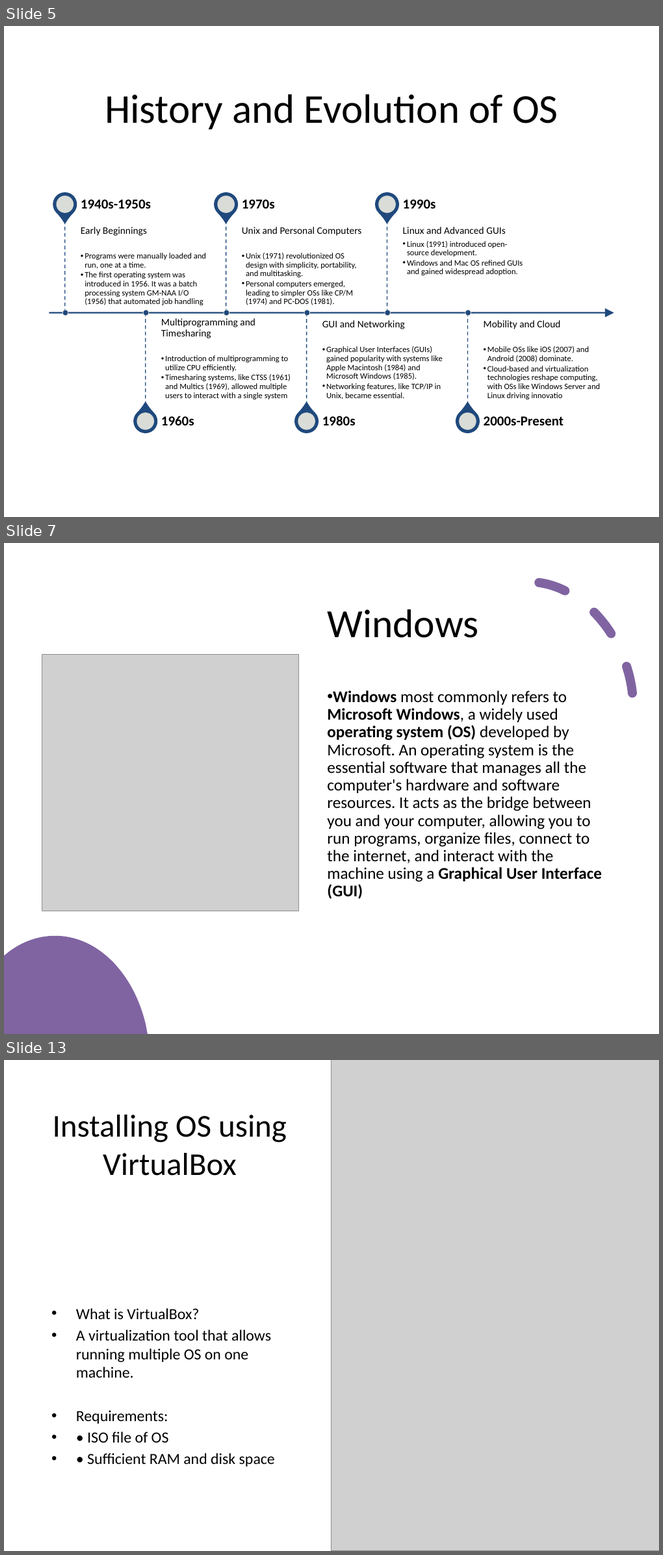
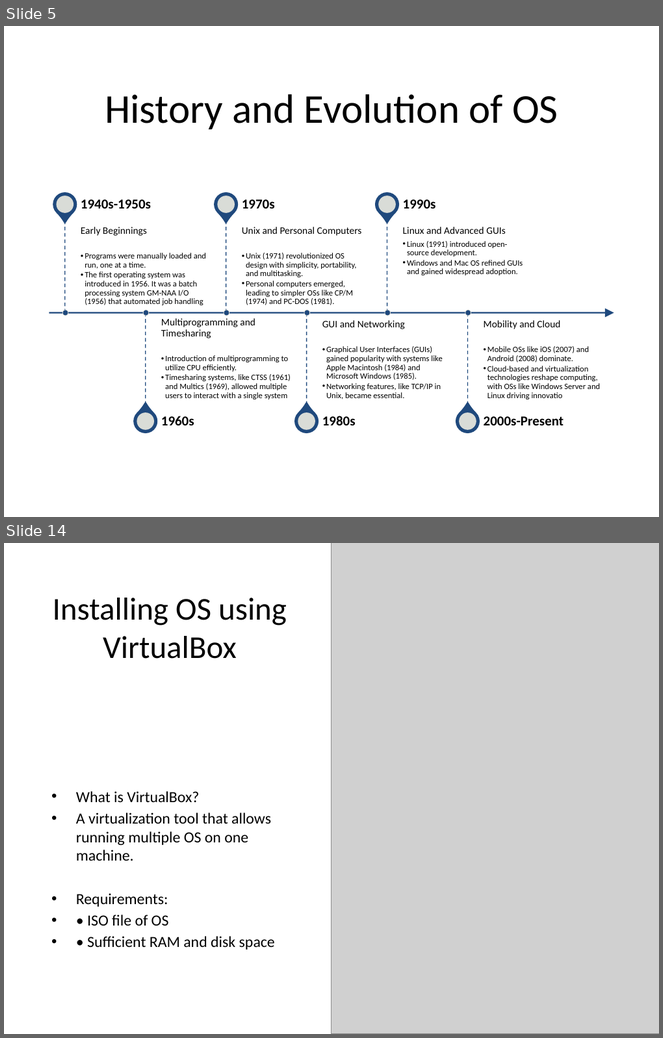
Before and after one commit to psuuc-jbgarcia/Object-Oriented-Programming-Lesson, a slide deck: Platform Technologies/Pre Lim/Week 1/Lecture/Chapter1_Introduction_to_OS.pptx. Shown one above the other, each under a label of ours: slides 5, 7 and 13 before the commit, slides 5 and 14 after it; the slides between them are not shown. The pictures are 663x1555 and 663x1038 pixels, drawn with LibreOffice and Linux fonts; fonts in the diff are those of the drawing; grey boxes stand for pictures. Boxes give left, top, right and bottom in pixels: in the first picture for what was removed or moved away, otherwise in the second. Text is boxed around its words. In the diff, an @@ line names an element or a change of style, - is before the commit and + after.

```diff
--- a/Platform Technologies/Pre Lim/Week 1/Lecture/Chapter1_Introduction_to_OS.pptx
+++ b/Platform Technologies/Pre Lim/Week 1/Lecture/Chapter1_Introduction_to_OS.pptx
@@ slide 7 removed at (x1=4, y1=543, x2=659, y2=1034), background #FFFFFF @@
@@ arc (boxed as its full ellipse) removed at (x1=431, y1=555, x2=659, y2=815) @@
@@ title removed at (x1=327, y1=609, x2=478, y2=638) @@
-Windows
@@ picture removed at (x1=42, y1=654, x2=299, y2=911) @@
@@ text removed at (x1=327, y1=691, x2=602, y2=899) @@
-• Windows most commonly refers to Microsoft Windows, a widely used operating system (OS) developed by Microsoft. An operating system is the essential software that manages all the computer's hardware and software resources. It acts as the bridge between you and your computer, allowing you to run programs, organize files, connect to the internet, and interact with the machine using a Graphical User Interface (GUI)
@@ freeform shape removed at (x1=4, y1=936, x2=148, y2=1034) @@
@@ what was slide 13 is now slide 14 @@
```
Also in this commit, not shown: 1 slide changed, 7 slides added, 5 other slides removed, 2 other files.
